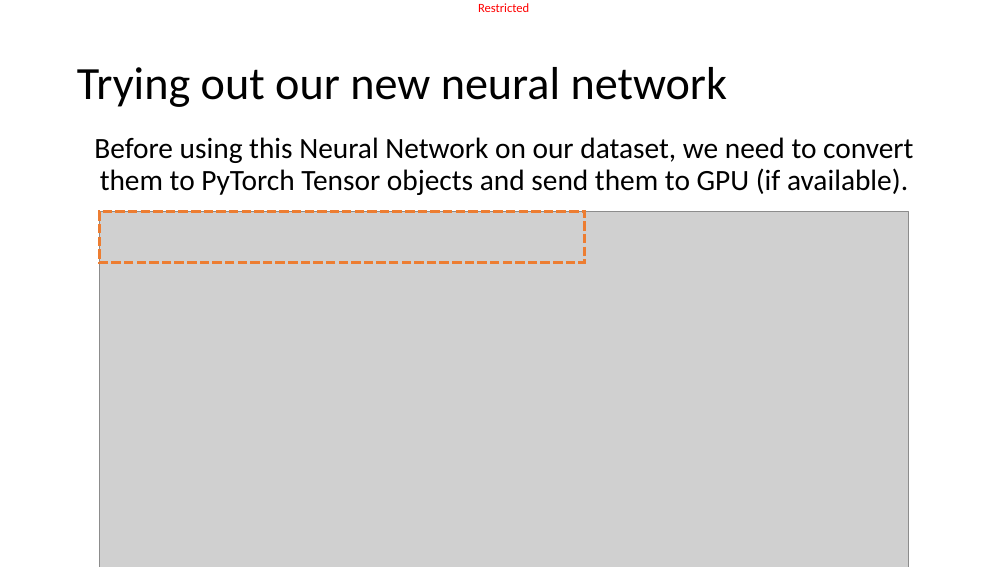
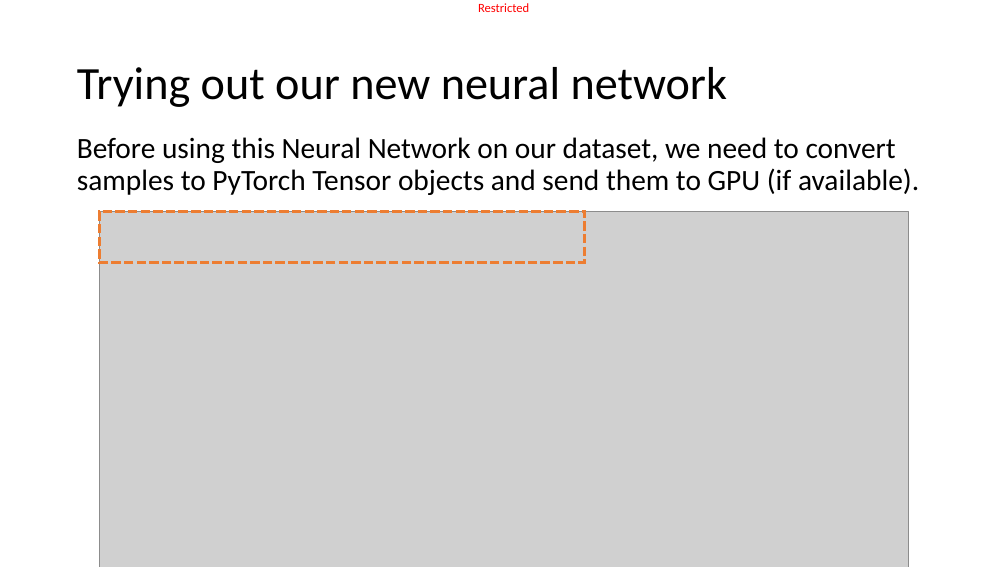
Before and after one commit to matthieudemari/SUTD_DL_50_039, a slide deck: slide 41 of W3/1. W3S1 final/W3S1.pptx. Drawn at 1008x567 pixels with LibreOffice and Linux fonts; fonts in the diff are those of the drawing; grey boxes stand for pictures. Boxes give left, top, right and bottom in pixels: in the first picture for what was removed or moved away, otherwise in the second. Text is boxed around its words. In the diff, an @@ line names an element or a change of style, - is before the commit and + after.

Commit message:
Added Practice notebook on PyTorch tensors to W3S1.

```diff
--- a/W3/1. W3S1 final/W3S1.pptx
+++ b/W3/1. W3S1 final/W3S1.pptx
@@ text at (x1=77, y1=137, x2=919, y2=195): text changed @@
-Before using this Neural Network on our dataset, we need to convert them to PyTorch Tensor objects and send them to GPU (if available).
+Before using this Neural Network on our dataset, we need to convert samples to PyTorch Tensor objects and send them to GPU (if available).
```
Also in this commit, not shown: 9 other slides changed, 1 slide added, 4 other files.
